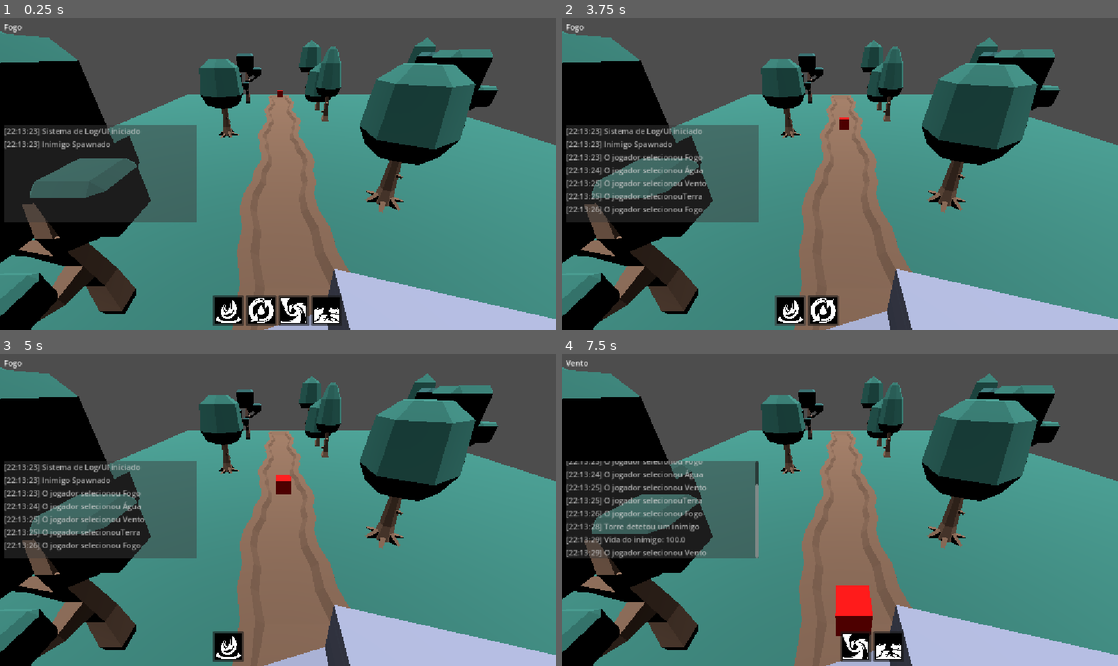
Above: before the commit, frames 1-4 (two rows, left to right).
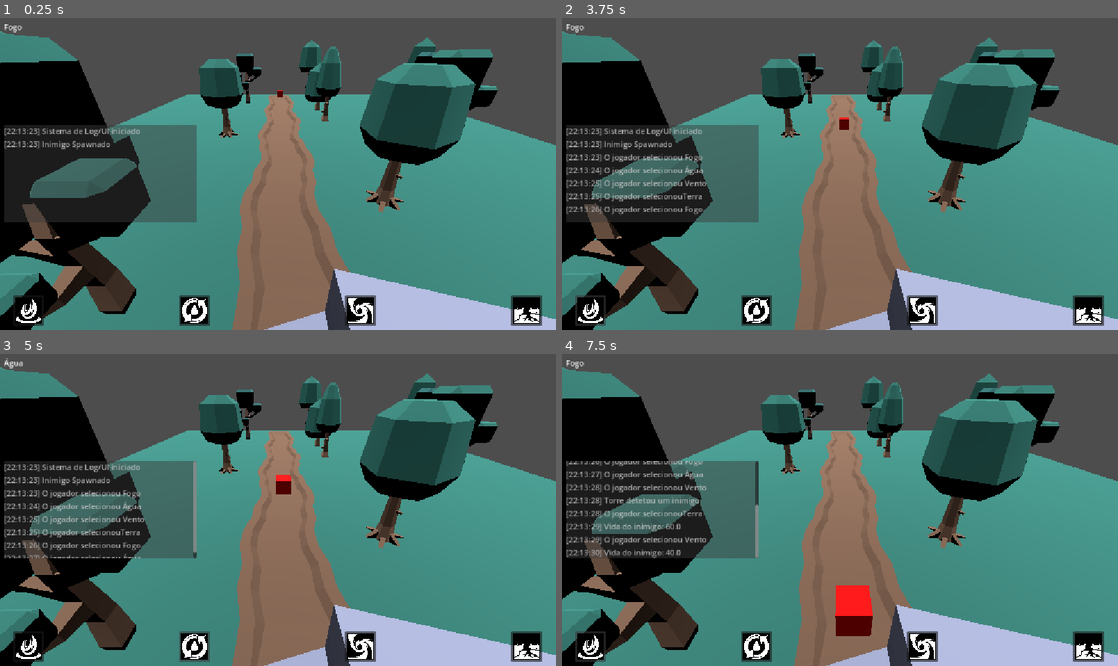
Above: after the commit, the same moments.

Repository: Guilherme-Coto/tower-defense-bci
Game: Godot game, scene res://scenes/cena_1.tscn
Same seed, same stepped clock (60 frames per second), same inputs: the game is played once before the commit and once after it.
Inputs (mouse positions are in pixels of both pictures, inside the frame that each line leads up to; where the layout moved, square brackets give the same spot in the first picture):
- Up to frame 1 (0.25 s): no input
- Up to frame 2 (3.75 s): click (589, 311) [789, 311] at 0.5 s; click (756, 311) [823, 311] at 1.25 s; click (923, 311) [856, 311] at 2 s; click (1090, 311) [890, 311] at 2.75 s; click (589, 311) [789, 311] at 3.5 s
- Up to frame 3 (5 s): click (194, 647) at 4.27 s
- Up to frame 4 (7.5 s): click (923, 647) at 5.02 s; click (1090, 647) at 5.77 s; click (923, 647) [856, 647] at 6.5 s; click (589, 647) at 7.27 s

The runs differ from the first frame. In frame 1, 3.9% of the frame differs, in the area x 2-98%, y 88-99%; in frame 2, 3.0%; in frame 3, 2.7%; in frame 4, 3.9%.

Commit message:
Comunicação entre godot e python com respostas para selecionar poderes

Diff:
--- a/project.godot
+++ b/project.godot
@@ -32,6 +32,11 @@
 "events": [Object(InputEventKey,"resource_local_to_scene":false,"resource_name":"","device":16,"window_id":0,"alt_press …(190 unchanged characters)…
 ]
 }
+blink_button={
+"deadzone": 0.2,
+"events": [Object(InputEventKey,"resource_local_to_scene":false,"resource_name":"","device":-1,"window_id":0,"alt_pressed":false,"shift_pressed":false,"ctrl_pressed":false,"meta_pressed":false,"pressed":false,"keycode":0,"physical_keycode":49,"key_label":0,"unicode":49,"location":0,"echo":false,"script":null)
+]
+}
 
 [physics]
 
--- a/scenes/cena_1.tscn
+++ b/scenes/cena_1.tscn
@@ -13,10 +13,11 @@
 [ext_resource type="PackedScene" uid="uid://b32s01ofafoq" path="res://assets/models/island/trees/tree_detailed.glb" id="9_hhokd"]
 [ext_resource type="PackedScene" uid="uid://desuofmffs4k" path="res://assets/models/island/trees/tree_cone.glb" id="9_kfyrf"]
 [ext_resource type="Texture2D" uid="uid://cg4vysnltdvc" path="res://assets/icons/fire-zone.png" id="13_kfyrf"]
-[ext_resource type="Script" uid="uid://bh6107hretlxl" path="res://scripts/UIManager.gd" id="13_kkaqo"]
+[ext_resource type="Script" uid="uid://cbywb1ldj2e4i" path="res://scripts/UIManager.gd" id="13_kkaqo"]
 [ext_resource type="Texture2D" uid="uid://bgwpswhncfxyv" path="res://assets/icons/water-recycling.png" id="14_mcbik"]
 [ext_resource type="Texture2D" uid="uid://bfmp46cq0ajhi" path="res://assets/icons/wind-hole.png" id="15_kkaqo"]
 [ext_resource type="Texture2D" uid="uid://x7rxn2puf34a" path="res://assets/icons/earth-spit.png" id="16_ie5fn"]
+[ext_resource type="Script" uid="uid://bme37qjfpd6e8" path="res://scripts/LSLManager.gd" id="18_ie5fn"]
 
 [sub_resource type="ProceduralSkyMaterial" id="ProceduralSkyMaterial_t2hj8"]
 
@@ -373,10 +374,13 @@
 mouse_filter = 2
 
 [node name="HBoxContainer" type="HBoxContainer" parent="CanvasLayer/UI/VBoxContainer" unique_id=848368200]
+custom_minimum_size = Vector2(1100, 0)
 layout_mode = 2
 size_flags_horizontal = 4
 size_flags_vertical = 10
 mouse_filter = 2
+theme_override_constants/separation = 280
+alignment = 1
 
 [node name="btn_fire" type="Button" parent="CanvasLayer/UI/VBoxContainer/HBoxContainer" unique_id=1294608681]
 custom_minimum_size = Vector2(64, 64)
@@ -428,6 +432,9 @@
 
 [node name="VBCLogs" type="VBoxContainer" parent="CanvasLayer/UI/PanelContainer/LogScrollBar" unique_id=1552454658]
 layout_mode = 2
+
+[node name="LSLManager" type="Node3D" parent="." unique_id=1277703950 groups=["LSLManager"]]
+script = ExtResource("18_ie5fn")
 
 [connection signal="pressed" from="CanvasLayer/UI/VBoxContainer/HBoxContainer/btn_fire" to="CanvasLayer/UI" method="_on_btn_fire_pressed"]
 [connection signal="pressed" from="CanvasLayer/UI/VBoxContainer/HBoxContainer/btn_water" to="CanvasLayer/UI" method="_on_btn_water_pressed"]
--- /dev/null
+++ b/scripts/LSLManager.gd
@@ -0,0 +1,43 @@
+extends Node
+
+var udp_peer = PacketPeerUDP.new()
+
+var python_ip = "127.0.0.1" #ip local
+var python_port_send = 5005 #porta para enviar a resposta
+var python_port_receive = 5006 #porta para receber a resposta
+
+var socket_send = PacketPeerUDP.new()
+var socket_receive = PacketPeerUDP.new()
+
+@onready var UIManager = get_tree().get_first_node_in_group("UIManager")
+
+var responses = {
+	"FIRE_MARKER" : Weak_System.ELEMENT.Fire,
+	"WATER_MARKER" : Weak_System.ELEMENT.Water,
+	"WIND_MARKER" : Weak_System.ELEMENT.Wind,
+	"EARTH_MARKER" : Weak_System.ELEMENT.Earth
+}
+
+func _ready():
+	socket_send.connect_to_host(python_ip, python_port_send)
+	print("LSL no jogo ligado.")
+
+	if socket_receive.bind(python_port_receive) == OK:
+			print("Jogo à escuta na porta", python_port_receive)
+	else:
+		print("Erro ao abrir a porta:", python_port_receive)
+
+
+#função que envia dados
+func send_marker(nome_do_evento: String):
+	var pacote = nome_do_evento.to_utf8_buffer()
+	socket_send.put_packet(pacote)
+	print("Dados enviados:", nome_do_evento)
+
+func _process(_delta):
+	if socket_receive.get_available_packet_count() > 0:
+		var response = socket_receive.get_packet().get_string_from_utf8()
+		if response in responses.keys():
+			UIManager.on_button_power_clicket(responses[response])
+		else:
+			print("Elemento não encontrado.")
--- a/scripts/UIManager.gd
+++ b/scripts/UIManager.gd
@@ -3,6 +3,8 @@
 const label_prefab = preload("res://scenes/lbl_text_log.tscn")
 
 @onready var tower = get_tree().get_first_node_in_group("tower")
+@onready var LSLManager = get_tree().get_first_node_in_group("LSLManager")
+
 @onready var lbl_element = $VBox_element/lbl_element
 @onready var log_container = $PanelContainer/LogScrollBar/VBCLogs
 @onready var log_scrollbar = $PanelContainer/LogScrollBar
@@ -14,10 +16,10 @@
 @onready var btn_earth = $VBoxContainer/HBoxContainer/btn_earth
 
 var blink_times = {
-	"fire" : 5,
-	"water" : 4,
-	"earth" : 3,
-	"wind" : 2.5
+	"fire" : 0.2,
+	"water" : 0.250,
+	"earth" : 0.333,
+	"wind" : 0.500
 }
 
 #diferentes timers
@@ -25,6 +27,12 @@
 var timer_water : Timer
 var timer_earth : Timer
 var timer_wind : Timer
+
+var buttons_blink = false
+
+var timers_list : Array[Timer] = []
+var actual_index : int = 0
+var timer_alter : Timer
 
 func _ready() -> void:
 	add_text_to_log("Sistema de Log/UI iniciado")
@@ -53,47 +61,112 @@
 	add_child(timer_wind)
 	add_child(timer_earth)
 
-	timer_fire.start()
-	timer_water.start()
-	timer_wind.start()
-	timer_earth.start()
-
-func _on_timer_fire_timeout():
-	if btn_fire.disabled: #mostra o botão
-		btn_fire.modulate.a = 1.0
-		btn_fire.disabled = false
-	else: #esconde o botão
-		btn_fire.modulate.a = 0.0
-		btn_fire.disabled = true
-
-func _on_timer_water_timeout():
-	if btn_water.disabled: #mostra o botão
-		btn_water.modulate.a = 1.0
-		btn_water.disabled = false
-	else: #esconde o botão
-		btn_water.modulate.a = 0.0
-		btn_water.disabled = true
-
-func _on_timer_wind_timeout():
-	if btn_wind.disabled: #mostra o botão
-		btn_wind.modulate.a = 1.0
-		btn_wind.disabled = false
-	else: #esconde o botão
-		btn_wind.modulate.a = 0.0
-		btn_wind.disabled = true
-
-func _on_timer_earth_timeout():
-	if btn_earth.disabled: #mostra o botão
-		btn_earth.modulate.a = 1.0
-		btn_earth.disabled = false
-	else: #esconde o botão
-		btn_earth.modulate.a = 0.0
-		btn_earth.disabled = true
+	#coloca os timers na lista
+	timers_list = [timer_fire, timer_water, timer_wind, timer_earth]
+
+	#inicializa o timer que altera de 3 em 3 segundos
+	timer_alter = Timer.new()
+	timer_alter.wait_time = 3.0
+	timer_alter.timeout.connect(_on_timer_alter_timeout)
+	add_child(timer_alter)
 
 func _input(event: InputEvent) -> void:
 	if event.is_action_pressed("log"):
 		log_scrollbar.visible = not log_scrollbar.visible
 
+	if event.is_action_pressed("blink_button"):
+		if buttons_blink:
+			timer_alter.stop()
+			timers_list[actual_index].stop()
+
+			#ativa os botões
+			btn_fire_enable()
+			btn_water_enable()
+			btn_wind_enable()
+			btn_earth_enable()
+
+			buttons_blink = false
+		else:
+			#renicia o ciclo
+			actual_index = 0
+			timer_alter.start()
+			timers_list[actual_index].start()
+
+			buttons_blink = true
+
+func _on_timer_alter_timeout() -> void:
+	timers_list[actual_index].stop()
+	_check_btn_active(actual_index)
+
+	actual_index = (actual_index + 1) % timers_list.size()
+
+	timers_list[actual_index].start()
+
+func _check_btn_active(indice: int) -> void:
+	match indice:
+		0: btn_fire_enable()
+		1: btn_water_enable()
+		2: btn_wind_enable()
+		3: btn_earth_enable()
+
+func _on_timer_fire_timeout():
+	if btn_fire.disabled: #mostra o botão
+		btn_fire_enable()
+	else: #esconde o botão
+		btn_fire_disable()
+
+func _on_timer_water_timeout():
+	if btn_water.disabled: #mostra o botão
+		btn_water_enable()
+	else: #esconde o botão
+		btn_water_disable()
+
+func _on_timer_wind_timeout():
+	if btn_wind.disabled: #mostra o botão
+		btn_wind_enable()
+	else: #esconde o botão
+		btn_wind_disable()
+
+func _on_timer_earth_timeout():
+	if btn_earth.disabled: #mostra o botão
+		btn_earth_enable()
+	else: #esconde o botão
+		btn_earth_disbale()
+
+#funções de ativação e desativação dos botões
+func btn_fire_enable():
+	btn_fire.modulate.a = 1.0
+	btn_fire.disabled = false
+	LSLManager.send_marker("FIRE_MARKER")
+func btn_fire_disable():
+	btn_fire.modulate.a = 0.0
+	btn_fire.disabled = true
+
+func btn_water_enable():
+	btn_water.modulate.a = 1.0
+	btn_water.disabled = false
+	LSLManager.send_marker("WATER_MARKER")
+func btn_water_disable():
+	btn_water.modulate.a = 0.0
+	btn_water.disabled = true
+
+func btn_wind_enable():
+	btn_wind.modulate.a = 1.0
+	btn_wind.disabled = false
+	LSLManager.send_marker("WIND_MARKER")
+func btn_wind_disable():
+	btn_wind.modulate.a = 0.0
+	btn_wind.disabled = true
+
+func btn_earth_enable():
+	btn_earth.modulate.a = 1.0
+	btn_earth.disabled = false
+	LSLManager.send_marker("EARTH_MARKER")
+func btn_earth_disbale():
+	btn_earth.modulate.a = 0.0
+	btn_earth.disabled = true
+
+#função de clique em um botão de elemento
 func on_button_power_clicket(element : Weak_System.ELEMENT):
 	if element == Weak_System.ELEMENT.Fire:
 		lbl_element.text = "Fogo"
--- a/scripts/bullet.gd
+++ b/scripts/bullet.gd
@@ -14,6 +14,7 @@
 func set_target(enemy: Node3D):
 	target = enemy
 
+
 func _process(delta: float) -> void:
 	if not is_instance_valid(target):
 		queue_free()
Not shown, added: python/meu_dataset_teste.json
Not shown: 1 places in scenes/cena_1.tscn that only renumber resources
Not shown, added: python/.python-version
Not shown, added: python/README.md
Not shown, added: python/lsl_receiver.py
Not shown, added: python/main.py
Not shown, added: python/pyproject.toml
Not shown, added: python/uv.lock
